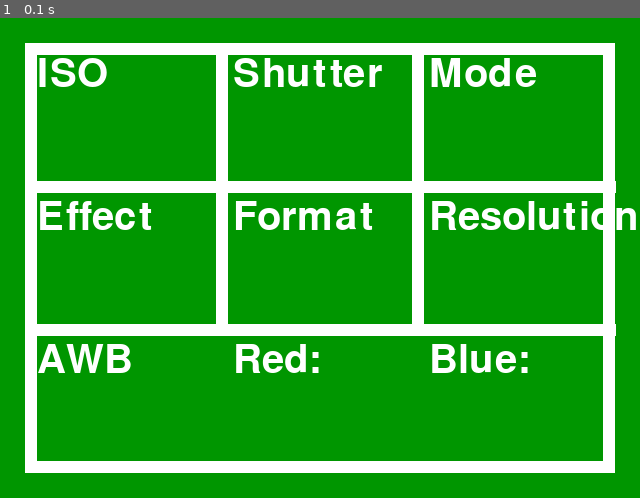
Above: before the commit, frame 1.
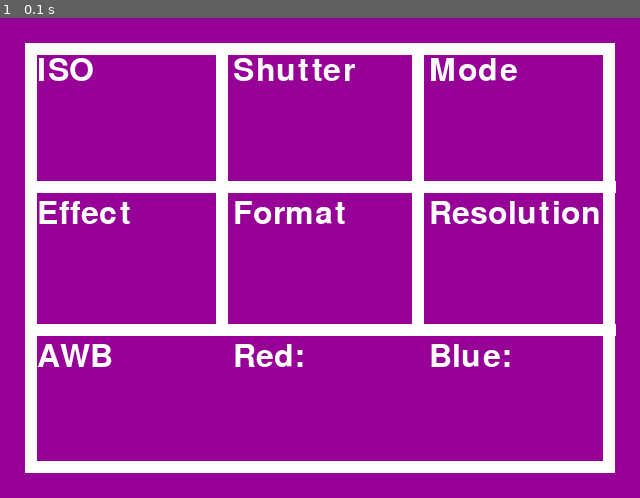
Above: after the commit, the same moment.

Repository: phileasdg/OpenMosseCam
Game: pygame game, started from pygame UI tests/pygame_pi_UI_test_2.py
The game is run twice, just before and just after one commit, with the same random seed, the same clock (stepped at 60 frames per second) and the same inputs.
Inputs:
- Up to frame 1 (0.1 s): no input

The runs differ from the first frame. In frame 1, 85% of the frame differs, in the area x 0-100%, y 0-100%.

Commit message:
Progress in the display design on _pi_UI_test_2.py:
Made text size for settings headers scale with the width of the display.
Changed colour of background.

Diff:
--- a/pygame UI tests/pygame_pi_UI_test_2.py
+++ b/pygame UI tests/pygame_pi_UI_test_2.py
@@ -19,9 +19,10 @@
 lineThickness = int(a/2)
 
 # Colours
-BACKGROUND= (0, 150, 0)
+BACKGROUND= (150, 0, 150)
 WHITE = (255, 255, 255)
 
+# settings headers coordinates
 settingsXY = {
     "ISO": (a+lineThickness, a+lineThickness),
     "Shutter": (a+lineThickness+horizontalThird, a+lineThickness),
@@ -50,10 +51,11 @@
     pygame.draw.line(DISPLAYSURF, WHITE, (a+2*horizontalThird, a), (a+2*horizontalThird, a+2*verticalThird), lineThickness)  # point A, point B, thickness
 
     # display text settings headers
-    fontObj = pygame.font.Font("freesansbold.ttf", 40)  # font, font size TODO: figure out formula for font size
+    fontObjHeaders = pygame.font.Font("freesansbold.ttf", int(widthOfFrame/18))  # font, font size TODO: figure out formula for font size
+    # TODO: sfontObjSettings = pygame.font.Font("freesansbold.ttf", int(widthOfFrame/18))  # font, font size TODO: figure out formula for font size
 
     for k, v in settingsXY.items():
-        k = fontObj.render(k, True, WHITE)  # text, anti-aliasing, text colour, bg colour
+        k = fontObjHeaders.render(k, True, WHITE)  # text, anti-aliasing, text colour, bg colour
         textRectObj = k.get_rect()
         textRectObj.topleft = (v)
 
